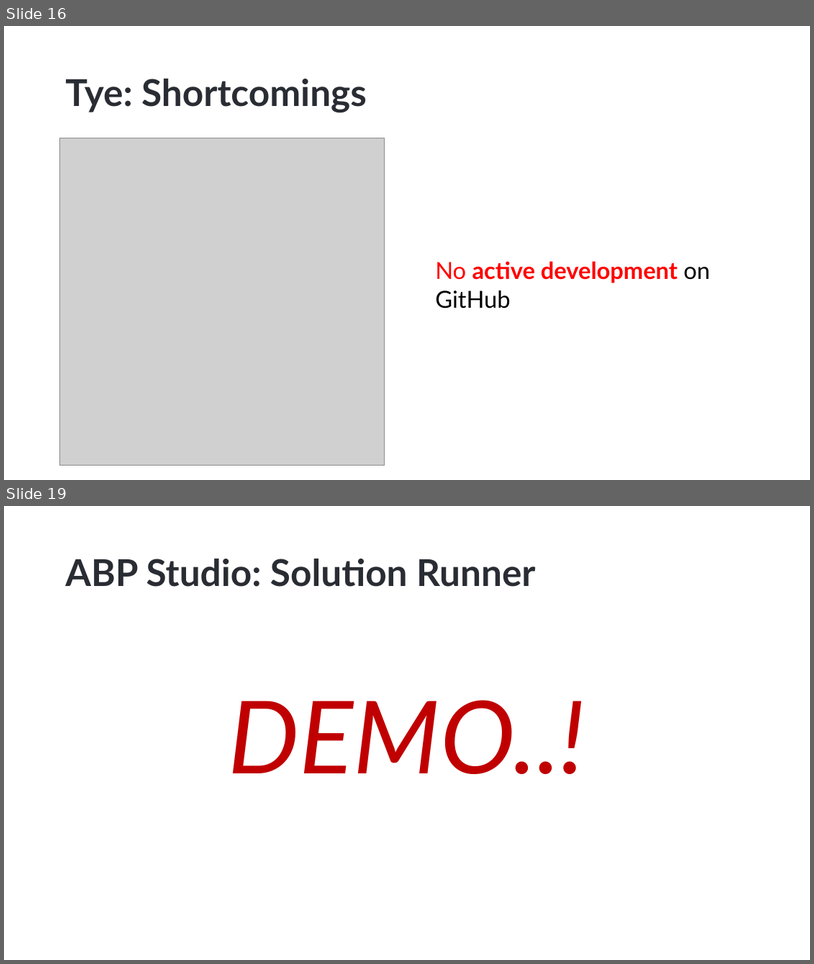
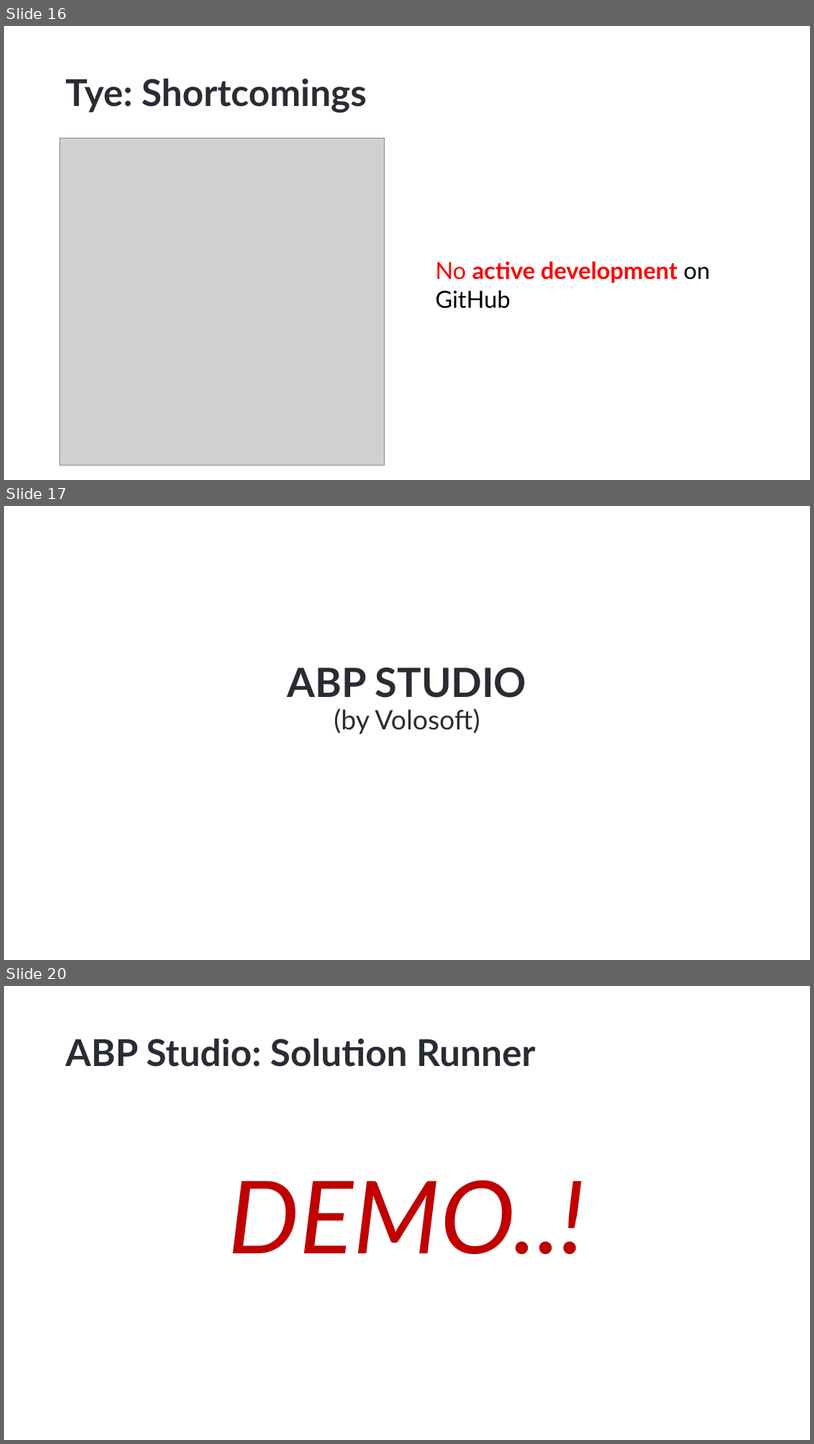
Before and after one commit to hikalkan/presentations, a slide deck: 2023-05-10 ABP Conf 2023 Developing with Kubernetes/Developing with Kubernetes.pptx. Shown one above the other, each under a label of ours: slides 16 and 19 before the commit, slides 16, 17 and 20 after it; the slides between them are not shown. The pictures are 814x964 and 814x1444 pixels, drawn with LibreOffice and Linux fonts; fonts in the diff are those of the drawing; grey boxes stand for pictures; background and template pictures are left out. Boxes give left, top, right and bottom in pixels: in the first picture for what was removed or moved away, otherwise in the second. Text is boxed around its words. In the diff, an @@ line names an element or a change of style, - is before the commit and + after.

```diff
--- a/2023-05-10 ABP Conf 2023 Developing with Kubernetes/Developing with Kubernetes.pptx
+++ b/2023-05-10 ABP Conf 2023 Developing with Kubernetes/Developing with Kubernetes.pptx
@@ slide 17 added at (x1=4, y1=506, x2=810, y2=960), background picture (left out) @@
@@ title added at (x1=288, y1=667, x2=527, y2=734), 32 pt, text #292D33 @@
+ABP STUDIO
+(by Volosoft)
@@ what was slide 19 is now slide 20 @@
```
Also in this commit, not shown: 2 slides changed, 1 other slide added, 1 slide removed.
